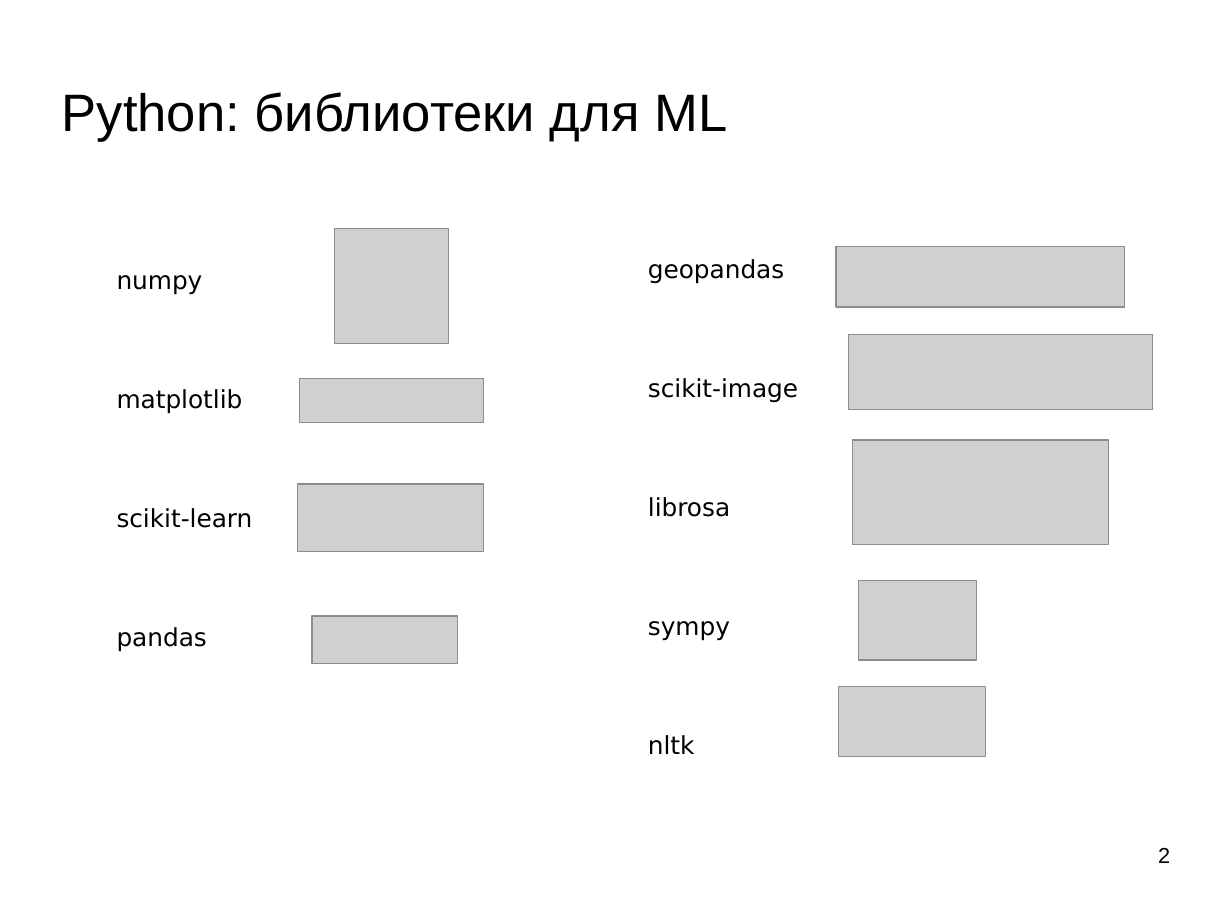
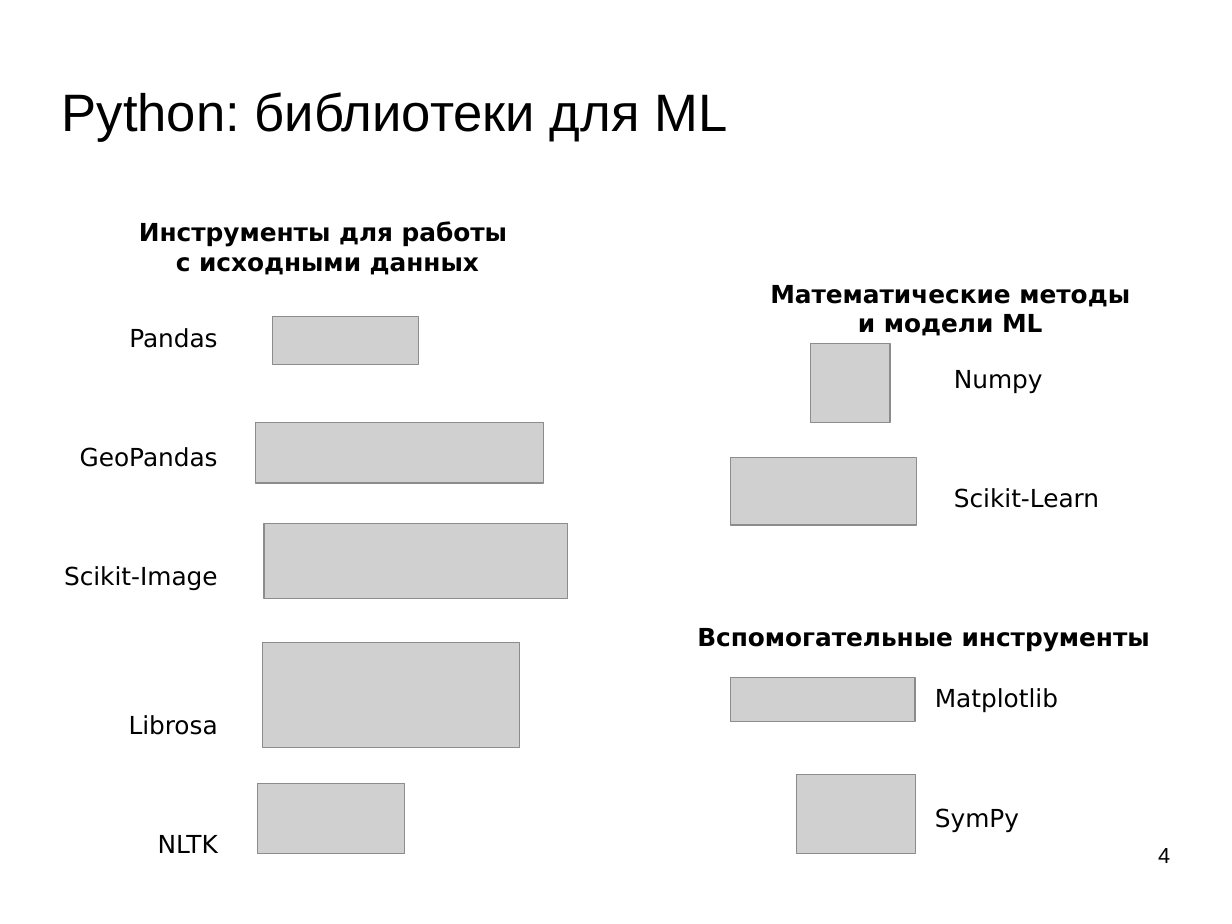
Before and after one commit to mechanoid5/ml_lectorium_2023_I, a slide deck: slide 4 of 02d-python-libs.odp (slide 2 before the commit). Drawn at 1232x924 pixels with LibreOffice and Linux fonts; fonts in the diff are those of the drawing; grey boxes stand for pictures; background and template pictures are left out. Boxes give left, top, right and bottom in pixels: in the first picture for what was removed or moved away, otherwise in the second. Text is boxed around its words. In the diff, an @@ line names an element or a change of style, - is before the commit and + after.

```diff
--- a/02d-python-libs.odp
+++ b/02d-python-libs.odp
@@ text added at <box>139,221,507,275</box>, 16 pt, text #000000, bold @@
+Инструменты для работы
+с исходными данных
@@ text added at <box>770,285,1130,336</box>, 16 pt, text #000000, bold @@
+Математические методы
+и модели ML
@@ text at <box>64,328,218,853</box>: text changed @@
-geopandas
-scikit-image
-librosa
-sympy
-nltk
+Pandas
+GeoPandas
+Scikit-Image
+Librosa
+NLTK
@@ picture: place and size @@
-picture at <box>334,229,448,343</box>
+picture at <box>273,316,418,364</box>
@@ picture: place and size @@
-picture at <box>850,334,1154,409</box>
+picture at <box>812,343,891,423</box>
@@ text at <box>954,370,1099,508</box>: text changed @@
-numpy
-matplotlib
-scikit-learn
-pandas
+Numpy
+Scikit-Learn
@@ picture: place and size @@
-picture at <box>300,378,484,423</box>
+picture at <box>255,423,543,483</box>
@@ picture: place and size @@
-picture at <box>853,440,1109,546</box>
+picture at <box>731,457,918,524</box>
@@ picture: place and size @@
-picture at <box>297,484,484,551</box>
+picture at <box>264,523,568,598</box>
@@ text added at <box>697,628,1150,652</box>, 16 pt, text #000000, bold @@
+Вспомогательные инструменты
@@ picture: place and size @@
-picture at <box>312,616,457,664</box>
+picture at <box>263,643,519,748</box>
@@ picture: place and size @@
-picture at <box>838,686,986,757</box>
+picture at <box>731,677,916,722</box>
@@ text added at <box>935,688,1058,833</box>, 16 pt, text #000000 @@
+Matplotlib
+SymPy
@@ picture: place and size @@
-picture at <box>859,581,977,661</box>
+picture at <box>797,775,916,854</box>
@@ picture: place and size @@
-picture at <box>836,246,1125,306</box>
+picture at <box>257,784,405,854</box>
@@ page number at <box>1158,848,1170,863</box>: text changed @@
-2
+4
```
Also in this commit, not shown: 3 other slides changed, 2 slides added.
